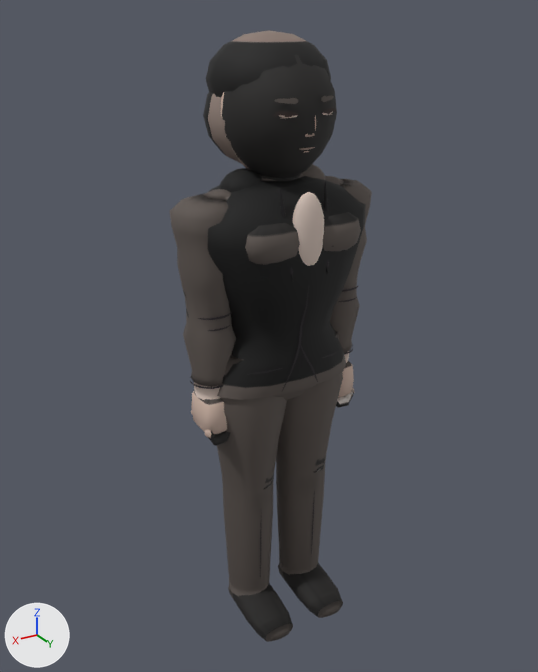
The glTF model assets/models/seungyeong_a.glb, before and after one commit.
Both versions are drawn from a 50 mm lens placed at (1.143, 1.866, 1.944), pointed at (0.008, -0.026, 0.998). Every picture has the same lights, and +X, +Y and +Z are marked at lower left. The first picture is the older version. Vertices at exactly the same position are counted once.

In view in the first picture: 'Body'.
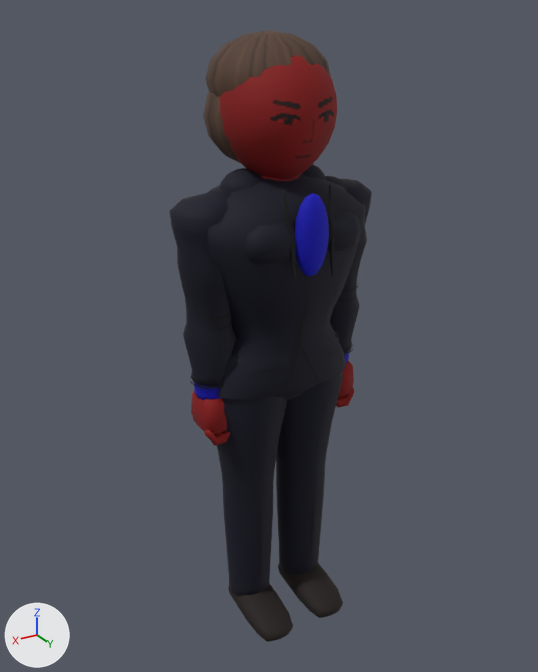
What differs and where, as boxes (x1, y1, x2, y2) in the pictures (538 x 672 px; the box of a moved part takes in the faces that stretch with it):
part 1 of me_mesh_0, moved or reshaped
    before: (324, 182, 329, 275)
    after: (328, 184, 334, 276)
part 2 of me_mesh_0, moved or reshaped
    before: (279, 188, 293, 282)
    after: (284, 189, 296, 284)
part 3 of me_mesh_0, deleted
    before: (273, 96, 336, 152)
part 4 of me_mesh_0, moved or reshaped
    before: (221, 55, 337, 266)
    after: (219, 55, 337, 277)
part 5 of me_mesh_0, recoloured (darker)
    both: (170, 30, 372, 642)

Patch to the scene script:
```diff
--- a/assets/models/seungyeong_a.glb.py
+++ b/assets/models/seungyeong_a.glb.py
@@ me_mesh_0 @@
 # used by ob_body; location = (0.0, 0.0, 0.0)
-me_mesh_0.from_pydata(...)  # 4385 vertices, 7932 faces; spans x -0.33..0.33, y -0.21..0.23, z -0.03..1.91
+me_mesh_0.from_pydata(...)  # 3715 vertices, 6876 faces; spans x -0.33..0.33, y -0.21..0.23, z -0.03..1.91
+# me_mesh_0 part 1: the loose piece of 72 vertices spanning x -0.08..-0.06, y 0.14..0.19, z 1.25..1.52 is moved by (0.0, 0.02, 0.0)
+# me_mesh_0 part 2: the loose piece of 72 vertices spanning x 0.06..0.08, y 0.14..0.19, z 1.25..1.52 is moved by (0.0, 0.02, 0.0)
+# me_mesh_0 part 3: 15 loose pieces with 645 vertices, spanning x -0.1..0.1, y 0.15..0.18, z 1.6..1.75, are deleted
+# me_mesh_0 part 4: 64 vertices moved from x -0.14..0.14, y -0.14..0.2, z 1.26..1.81 to x -0.14..0.14, y -0.14..0.22, z 1.26..1.81; 377 vertices removed from x -0.16..0.16, y -0.16..0.2, z 1.26..1.87; 352 vertices added at x -0.17..0.17, y -0.17..0.22, z 1.26..1.88
+# me_mesh_0 part 5: 5786 kept faces spanning x -0.33..0.33, y -0.21..0.23, z -0.03..1.91 get new vertex colours
+# other edits to the shape of me_mesh_0 do not show in these pictures
 me_mesh_0.materials.append(mat_material_0)
```
